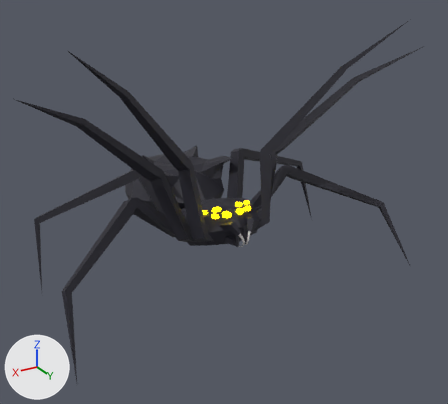
The Blender file Assets/BlenderFiles/Spider.blend as it was, and as the next commit left it.
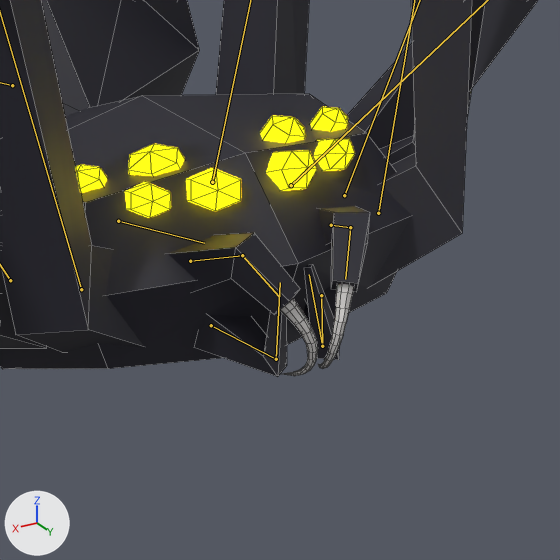
Each version appears first whole from a camera (50 mm lens) standing at (4.68, 7.53, 5.12) and looking at (-0.25, -0.69, 1.01), and next in a close-up on the part from 42% to 64% of the width and 45% to 69% of the height. The lights are fixed; the arrows at lower left show +X, +Y and +Z. Both versions are drawn at frame 1 of the action 'AmbushPosition'; the numbers are the values there. The bones that bend it are drawn over the model as lines in the close-ups. The close-ups show mesh edges as thin lines.

The first close-up shows 'Body.001'.
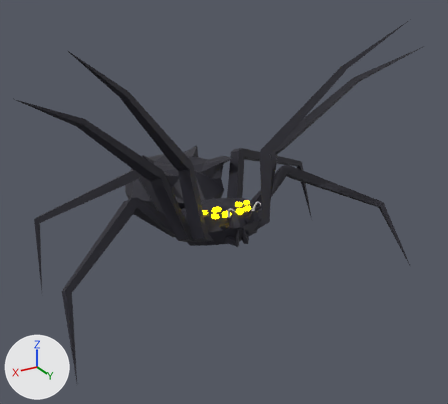
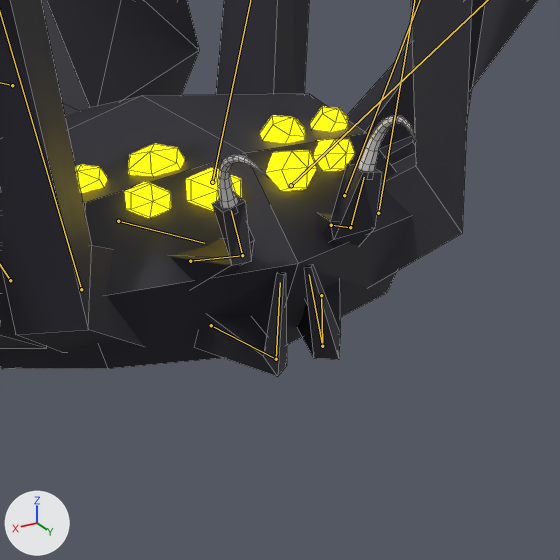
Boxes [x1, y1, x2, y2] around the edits, measured in the close-ups (560 x 560 px):
```json
{"object": "Body.001", "change": "posed", "before": [0, 0, 538, 377], "after": [0, 0, 538, 377]}
{"bone": "Fang.002.L", "before": "(350, 227) to (345, 279)", "after": "(350, 227) to (364, 177)"}
{"bone": "Fang.002.R", "before": "(242, 255) to (279, 296)", "after": "(242, 255) to (231, 210)"}
```

The change, as JSON lines over the scene's bpy script:
```json
{"block": "bone_fang_002_l", "where": "bone_fang_002_l = bpy.data.objects['Spider'].pose.bones['Fang.002.L']  # child of 'Fang.001.L'"}
{"op": "set", "path": "bone_fang_002_l.rotation_quaternion", "old": "(1.0, 0.0, 0.0, 0.0)", "new": "(0.312, -0.709, 0.045, 0.63)", "note": "degrees (0, 0, 0) -> degrees (-92, 67, 59)"}
{"block": "bone_fang_002_r", "where": "bone_fang_002_r = bpy.data.objects['Spider'].pose.bones['Fang.002.R']  # child of 'Fang.001.R'"}
{"op": "set", "path": "bone_fang_002_r.rotation_quaternion", "old": "(1.0, 0.0, 0.0, 0.0)", "new": "(0.312, -0.709, -0.045, -0.63)", "note": "degrees (0, 0, 0) -> degrees (-92, -67, -59)"}
```
